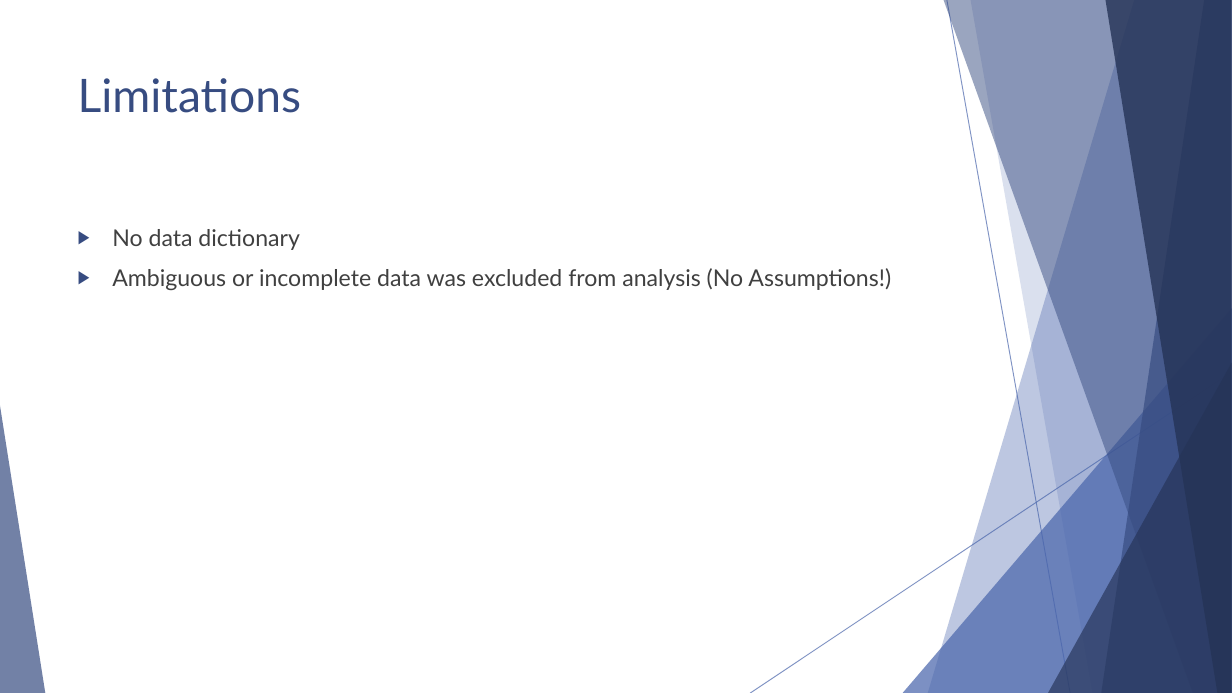
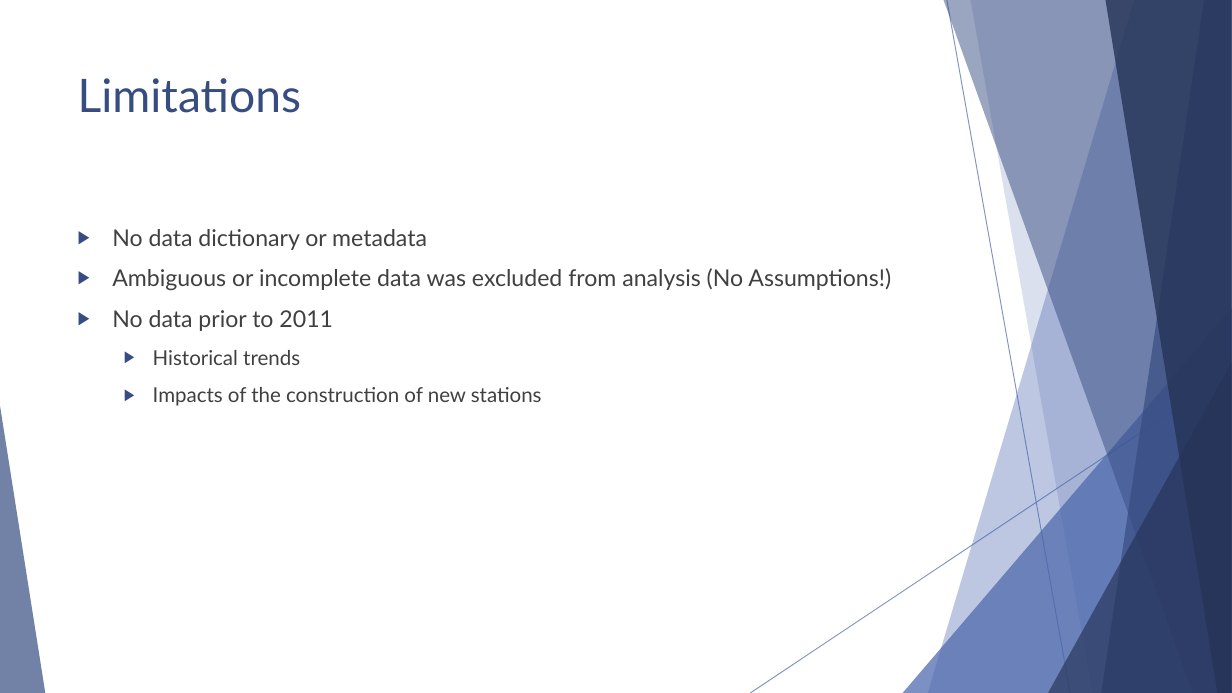
Before and after one commit to GVAlonzo/t4-project1, a slide deck: slide 7 of CLV_Incidents.pptx (slide 6 before the commit). Drawn at 1232x693 pixels with LibreOffice and Linux fonts; fonts in the diff are those of the drawing. Boxes give left, top, right and bottom in pixels: in the first picture for what was removed or moved away, otherwise in the second. Text is boxed around its words. In the diff, an @@ line names an element or a change of style, - is before the commit and + after.

```diff
--- a/CLV_Incidents.pptx
+++ b/CLV_Incidents.pptx
@@ text at (x1=112, y1=229, x2=427, y2=250): text changed @@
-▶ No data dictionary
+▶ No data dictionary or metadata
@@ text at (x1=112, y1=310, x2=542, y2=406): paragraphs added @@
+▶ No data prior to 2011
+  ▶ Historical trends
+  ▶ Impacts of the construction of new stations
```
Also in this commit, not shown: 4 other slides changed, 1 slide added.
